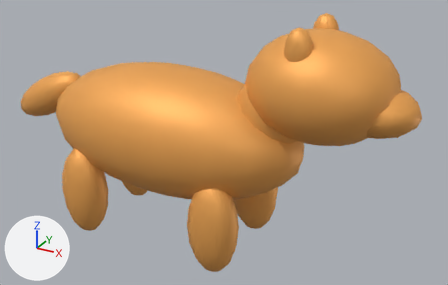
Before and after pictures for a commit that changed the glTF model public/models/starters/cat.glb.
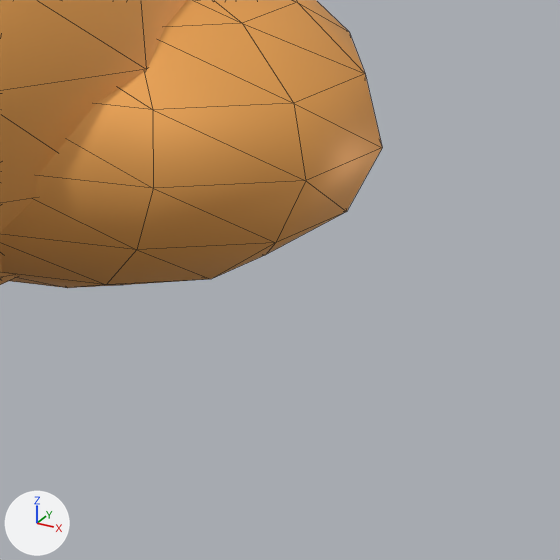
Each version appears first whole from a camera (50 mm lens) standing at (1.198, -1.78, 0.882) and looking at (0.196, 0.044, -0.03), and next in a close-up on the part from 82% to 100% of the width and 34% to 63% of the height. Every picture has the same lights, and +X, +Y and +Z are marked at lower left. The first two pictures are the older version. The close-ups show mesh edges as thin lines.

In view in the first close-up: 'Head', 'Snout'.
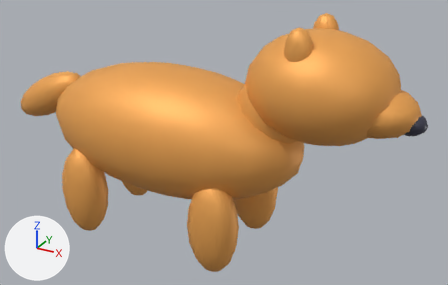
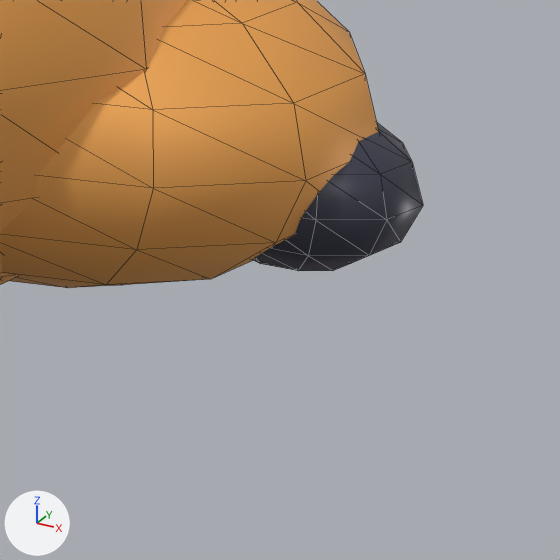
What changed in the scene script:
```text
Add mat_face_dark:
    mat_face_dark = principled_material('Face Dark')
    mat_face_dark.base_color = (0.05, 0.05, 0.08)  # greyish blue #3f3f50
    mat_face_dark.metallic = 0.2
    mat_face_dark.roughness = 0.4
Add me_nose:
    me_nose.from_pydata(...)  # 57 vertices, 100 faces; spans x 0.8027..0.9072, y -0.0392..0.0392, z 0.1504..0.2246
    me_nose.materials.append(mat_face_dark)  # greyish blue #3f3f50
Add ob_nose:
    ob_nose = bpy.data.objects.new('Nose', me_nose)
    ob_nose.location = (0.0, 0.0, 0.0)
```

Pixel boxes (x1, y1, x2, y2) of what changed, in the close-ups (560 x 560 px):
'Nose', added: after (253, 122, 423, 271)
